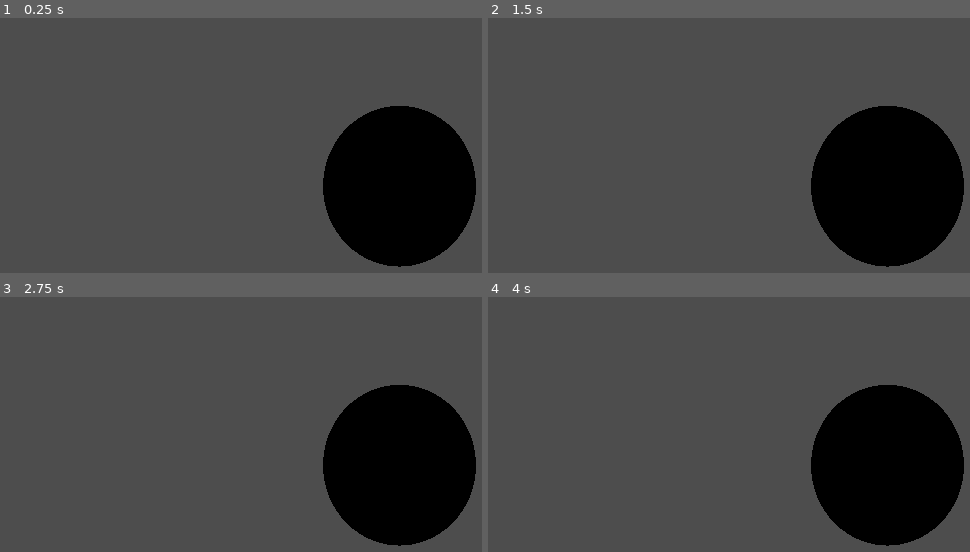
Above: before the commit, frames 1-4 (two rows, left to right).
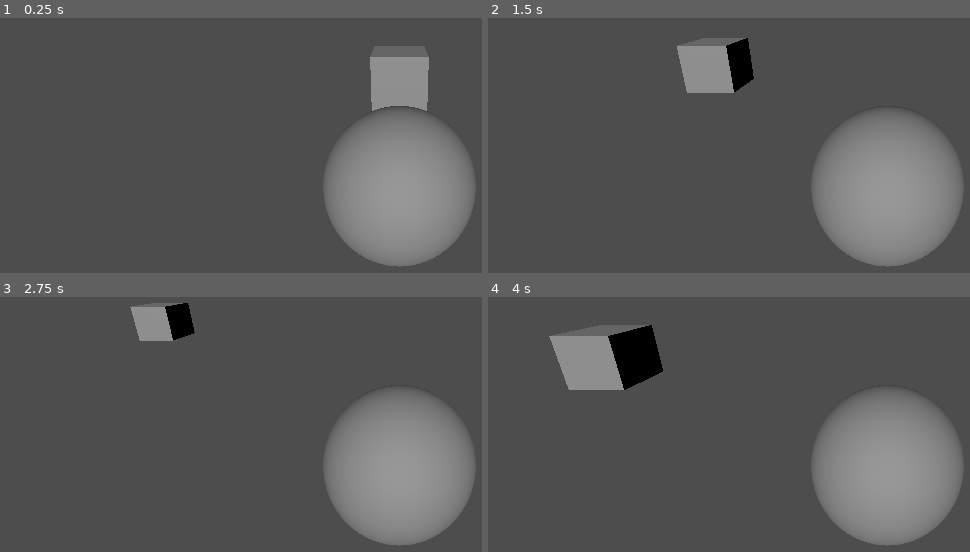
Above: after the commit, the same moments.

Repository: terumafu/practiceplanegame
Game: Godot game, scene res://scenes/game.tscn
Same seed, same stepped clock (60 frames per second), same inputs: the game is played once before the commit and once after it.
Inputs:
- Up to frame 1 (0.25 s): no input
- Up to frame 2 (1.5 s): tap Enter at 0.5 s; hold Right (ui_right) 0.53-1.28 s; hold Down (ui_down) from 1.28 s (still down)
- Up to frame 3 (2.75 s): release Down (ui_down) at 2.03 s; hold Right (ui_right) from 2.03 s (still down)
- Up to frame 4 (4 s): release Right (ui_right) at 2.78 s; hold Up (ui_up) 2.78-3.53 s; hold Left (ui_left) from 3.53 s (still down)

The runs differ from the first frame. In frame 1, 18% of the frame differs, in the area x 67-99%, y 15-98%; in frame 2, 18%; in frame 3, 17%; in frame 4, 20%, in the area x 12-99%, y 10-98%.

Commit message:
made some script edits

Diff:
--- a/scenes/game.tscn
+++ b/scenes/game.tscn
@@ -1,4 +1,6 @@
-[gd_scene load_steps=3 format=3 uid="uid://sep2m3gwn0cw"]
+[gd_scene load_steps=4 format=3 uid="uid://sep2m3gwn0cw"]
+
+[ext_resource type="Script" path="res://scripts/player.gd" id="1_krjvc"]
 
 [sub_resource type="CapsuleShape3D" id="CapsuleShape3D_474hm"]
 
@@ -8,14 +10,21 @@
 
 [node name="3DWorld" type="Node3D" parent="."]
 
-[node name="CharacterBody3D" type="CharacterBody3D" parent="3DWorld"]
+[node name="player" type="CharacterBody3D" parent="3DWorld"]
+script = ExtResource("1_krjvc")
 
-[node name="CollisionShape3D" type="CollisionShape3D" parent="3DWorld/CharacterBody3D"]
+[node name="CollisionShape3D" type="CollisionShape3D" parent="3DWorld/player"]
 shape = SubResource("CapsuleShape3D_474hm")
 
-[node name="MeshInstance3D" type="MeshInstance3D" parent="3DWorld/CharacterBody3D"]
+[node name="MeshInstance3D" type="MeshInstance3D" parent="3DWorld/player"]
 mesh = SubResource("SphereMesh_g7jeb")
 
-[node name="Camera3D" type="Camera3D" parent="3DWorld/CharacterBody3D"]
+[node name="Camera3D" type="Camera3D" parent="3DWorld/player"]
 transform = Transform3D(1, 0, 0, 0, 0.948307, 0.317354, 0, -0.317354, 0.948307, 0, 1.24403, 1.72836)
 fov = 73.2935
+
+[node name="DirectionalLight3D" type="DirectionalLight3D" parent="3DWorld"]
+transform = Transform3D(1, 0, 0, 0, 0.906912, 0.421321, 0, -0.421321, 0.906912, 0, 1.59562, 4.17916)
+
+[node name="CSGBox3D" type="CSGBox3D" parent="."]
+transform = Transform3D(1, 0, 0, 0, 1, 0, 0, 0, 1, 0, -0.408122, -3.79451)
--- /dev/null
+++ b/scripts/player.gd
@@ -0,0 +1,28 @@
+extends CharacterBody3D
+
+
+const SPEED = 5.0
+
+# Get the gravity from the project settings to be synced with RigidBody nodes.
+#var gravity = ProjectSettings.get_setting("physics/3d/default_gravity")
+
+
+func _physics_process(delta):
+	print(global_position)
+	print(global_rotation)
+
+	# Handle jump.
+
+
+	# Get the input direction and handle the movement/deceleration.
+	# As good practice, you should replace UI actions with custom gameplay actions.
+	var input_dir = Input.get_vector("ui_left", "ui_right", "ui_up", "ui_down")
+	var direction = (transform.basis * Vector3(input_dir.x, 0, input_dir.y)).normalized()
+	if direction:
+		velocity.x = direction.x * SPEED
+		velocity.z = direction.z * SPEED
+	else:
+		velocity.x = move_toward(velocity.x, 0, SPEED)
+		velocity.z = move_toward(velocity.z, 0, SPEED)
+
+	move_and_slide()
